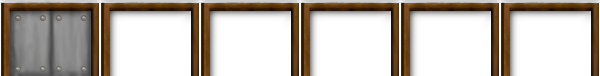
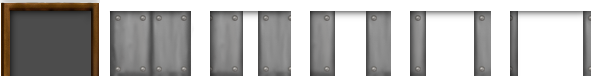
Layer changes from the first 600px x 76px image to the second:
"body-Kopie#8": blend normal → multiply, painted on it over [500, 0, 600, 76]
"body-Kopie#7": blend normal → multiply, painted on it over [400, 0, 500, 76]
"body-Kopie#6": blend normal → multiply, painted on it over [300, 0, 400, 76]
"body-Kopie#5": blend normal → multiply, painted on it over [200, 0, 300, 76]
"body-Kopie#4": blend normal → multiply, painted on it over [100, 0, 200, 76]
removed layer "Neue Ebene#2" over [14, 15, 87, 72]
removed layer "Neue Ebene" (was 46%) over [10, 0, 91, 76]
added layer "door-Kopie#3" above "door-Kopie#2" over [510, 11, 591, 76]
added layer "door-Kopie#2" above "door-Kopie#1" over [410, 11, 491, 76]
added layer "door-Kopie#1" above "door-Kopie" over [310, 11, 391, 76]
added layer "door-Kopie" above "background-Kopie" over [210, 11, 291, 76]
renamed "clouds-Kopie#1" to "background", showed it, opacity 13% → 70%, blend soft light → normal, moved it above "door", painted on it over [10, 0, 91, 76]
renamed "body-Kopie#9" to "door", painted on it over [10, 11, 195, 76]
